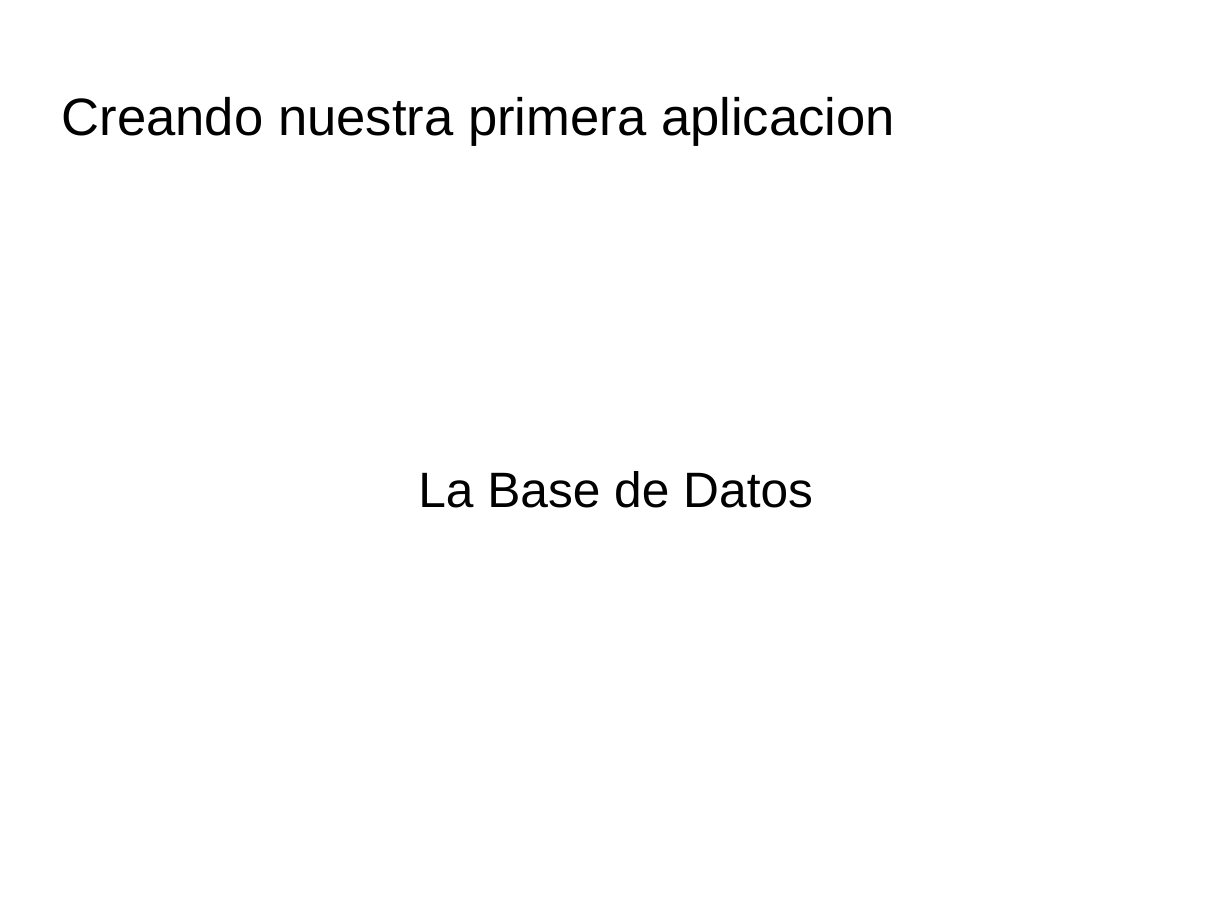
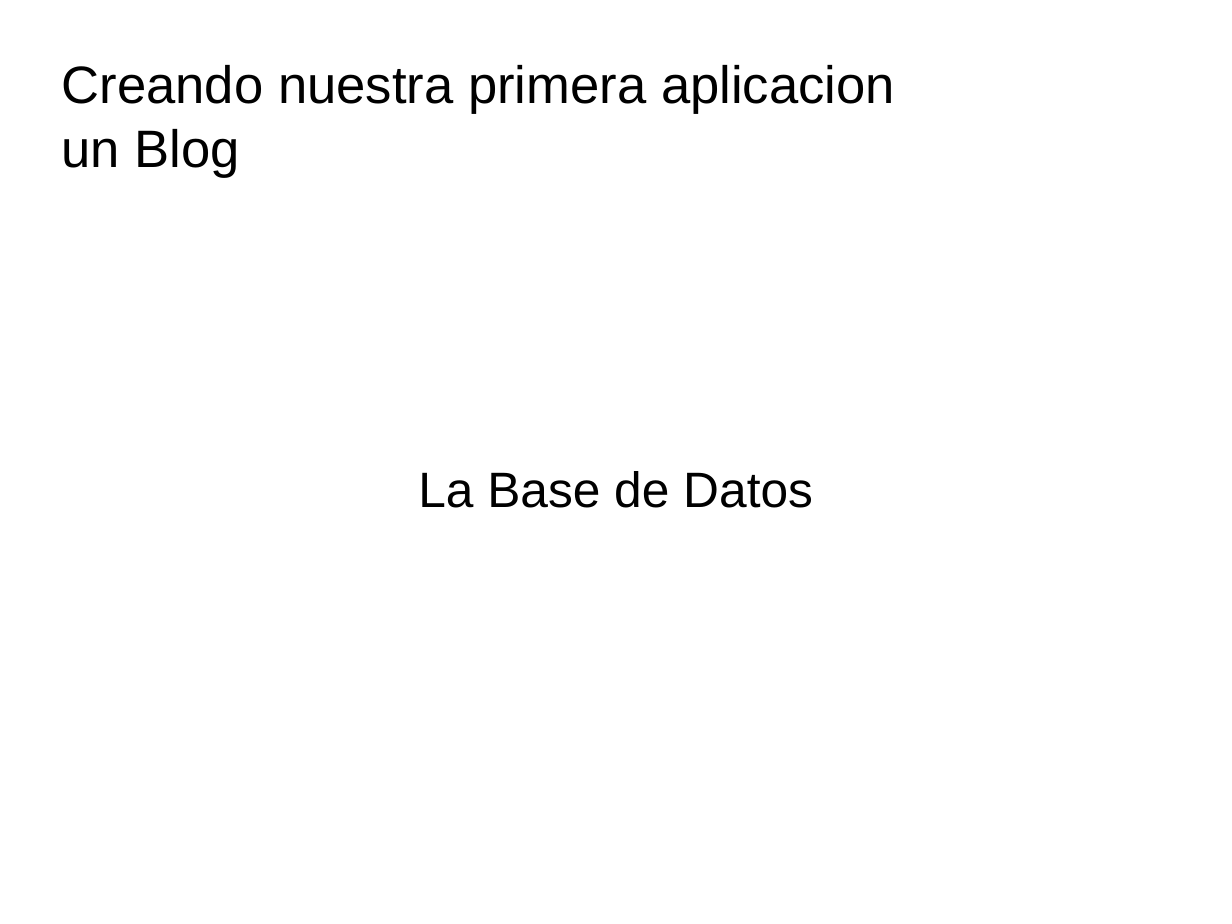
Before and after one commit to HungerWolf-LS/CursoCakePHP, a slide deck: slide 31 of CakePHP.odp (slide 33 before the commit). Drawn at 1232x924 pixels with LibreOffice and Linux fonts; fonts in the diff are those of the drawing; background and template pictures are left out. Boxes give left, top, right and bottom in pixels: in the first picture for what was removed or moved away, otherwise in the second. Text is boxed around its words. In the diff, an @@ line names an element or a change of style, - is before the commit and + after.

```diff
--- a/CakePHP.odp
+++ b/CakePHP.odp
@@ title at [62,65,895,177]: text changed @@
-Creando nuestra primera aplicacion
+Creando nuestra primera aplicacion un Blog
```
Also in this commit, not shown: 7 other slides changed, 3 slides added, 3 slides removed, 3 other files.
